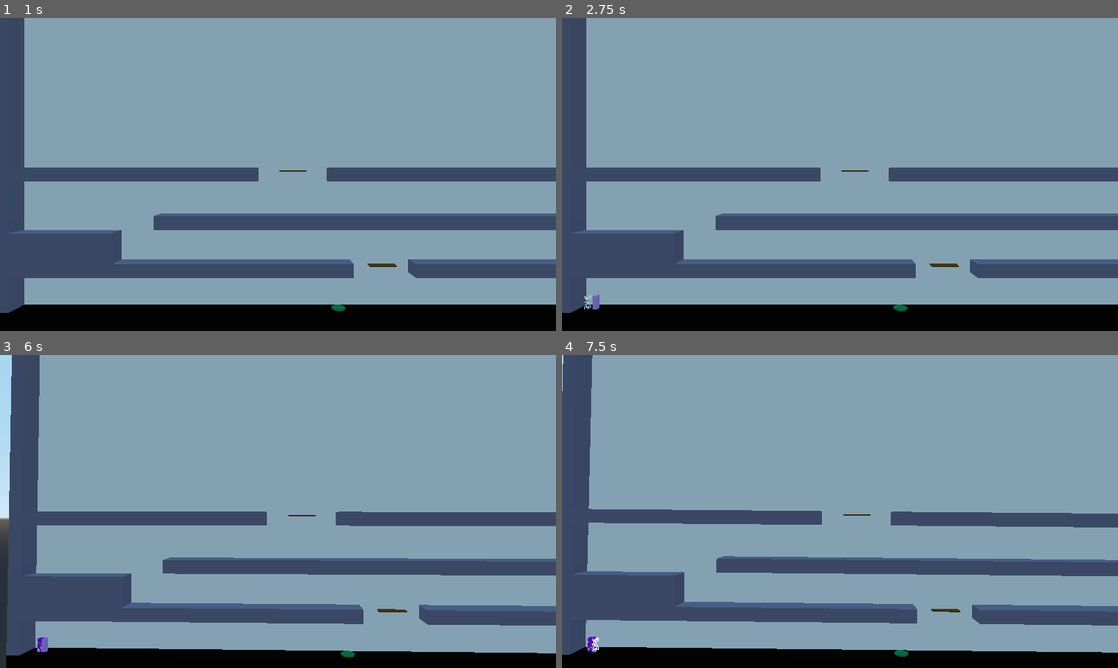
Above: before the commit, frames 1-4 (two rows, left to right).
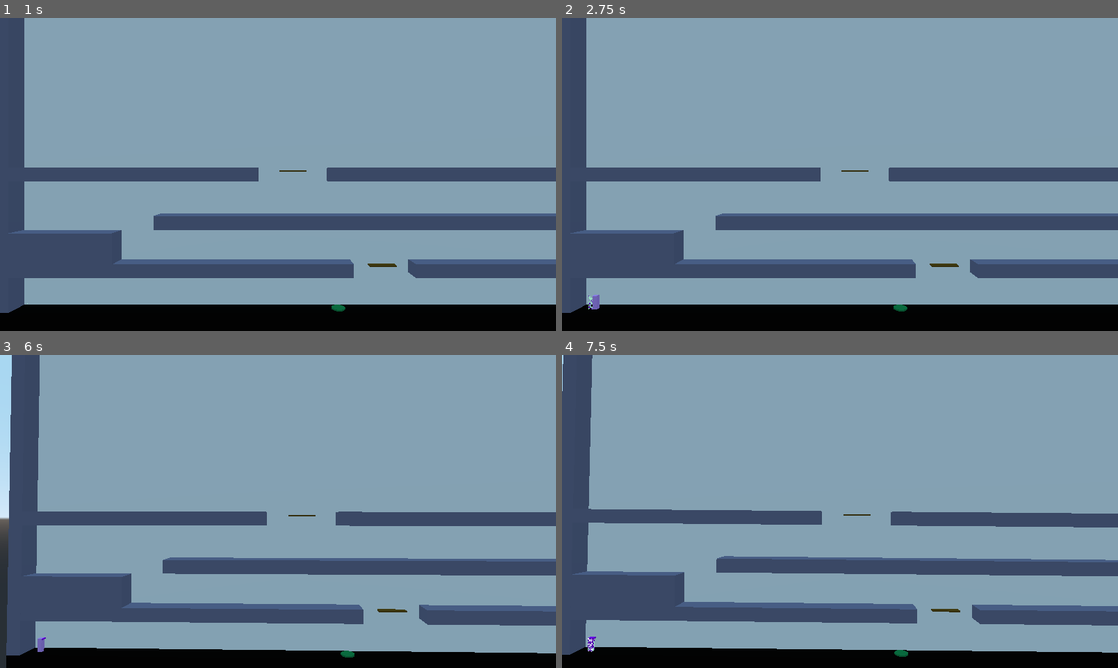
Above: after the commit, the same moments.

Repository: dsaltares/ludumdare-47
Game: Godot game, scene res://David/DavidPlayground.tscn
Same seed, same stepped clock (60 frames per second), same inputs: the game is played once before the commit and once after it. Sound files missing from this copy of the repository are replaced by a short silence.
Inputs:
- Up to frame 1 (1 s): tap Enter at 0.5 s; hold D (move_right) from 0.53 s (still down); tap N (new_run) at 0.6 s; tap Space (jump) at 0.77 s
- Up to frame 2 (2.75 s): tap R (restart) at 1.25, 2 s; release D (move_right) at 1.28 s; hold A (move_left) 1.28-2.03 s; tap C (shake) at 1.35 s; tap Space (jump) at 1.52 s; hold D (move_right) from 2.03 s (still down); tap N (new_run) at 2.1 s
- Up to frame 3 (6 s): tap R (restart) at 2.75, 3.5, 4.25 s; tap C (shake) at 2.85, 4.35, 5.85 s; tap Space (jump) at 3.02, 3.77, 4.52 s; release D (move_right) at 3.53 s; hold A (move_left) 3.53-5.78 s; tap N (new_run) at 3.6, 5.1 s; hold D (move_right) from 5.78 s (still down)
- Up to frame 4 (7.5 s): keep holding D (move_right); tap Space (jump) at 6.02, 6.77 s; tap N (new_run) at 6.6 s; tap C (shake) at 7.35 s

Frame 1 is identical in both runs. In frame 2, less than 0.1% of the frame differs, in the area x 4-6%, y 88-94%; in frame 3, less than 0.1%, in the area x 6-9%, y 90-95%; in frame 4, less than 0.1%.

Commit message:
add floating animation to key

Diff:
--- a/game/Environment/Key.tscn
+++ b/game/Environment/Key.tscn
@@ -1,16 +1,34 @@
-[gd_scene load_steps=4 format=2]
+[gd_scene load_steps=5 format=2]
 
 [ext_resource path="res://Environment/Key.gd" type="Script" id=1]
 
 [sub_resource type="SphereShape" id=1]
 
 [sub_resource type="SphereMesh" id=2]
+radius = 2.5
+height = 5.0
+
+[sub_resource type="Animation" id=3]
+resource_name = "Float"
+length = 5.0
+loop = true
+tracks/0/type = "bezier"
+tracks/0/path = NodePath("Area:translation:y")
+tracks/0/interp = 1
+tracks/0/loop_wrap = true
+tracks/0/imported = false
+tracks/0/enabled = true
+tracks/0/keys = {
+"points": PoolRealArray( -0.15, -0.25, 0, 0.25, 0, 0.15, -0.25, 0, 0.25, 0, -0.15, -0.25, 0, 0.25, 0 ),
+"times": PoolRealArray( 0, 2.5, 5 )
+}
 
 [node name="Key" type="Spatial"]
+transform = Transform( 1, 0, 0, 0, 1, 0, 0, 0, 1, 0, -0.0760752, 0 )
 script = ExtResource( 1 )
 
 [node name="Area" type="Area" parent="."]
-transform = Transform( 0.25, 0, 0, 0, 0.25, 0, 0, 0, 0.25, 0, 0, 0 )
+transform = Transform( 0.25, 0, 0, 0, 0.25, 0, 0, 0, 0.25, 0, 0.0501025, 0 )
 collision_layer = 6
 collision_mask = 6
 
@@ -20,4 +38,8 @@
 [node name="MeshInstance" type="MeshInstance" parent="Area/CollisionShape"]
 mesh = SubResource( 2 )
 material/0 = null
+
+[node name="AnimationPlayer" type="AnimationPlayer" parent="."]
+autoplay = "Float"
+anims/Float = SubResource( 3 )
 [connection signal="body_entered" from="Area" to="." method="_on_body_entered"]
--- a/game/Level/Level.tscn
+++ b/game/Level/Level.tscn
@@ -24,7 +24,7 @@
 script = ExtResource( 5 )
 
 [node name="Player" parent="." instance=ExtResource( 6 )]
-transform = Transform( 1, 0, 0, 0, 1, 0, 0, 0, 1, -46, 0.386, 0 )
+transform = Transform( 1, 0, 0, 0, 1, 0, 0, 0, 1, -46, 0, 0 )
 MAX_RUNNING_SPEED = 15.0
 MAX_FALLING_SPEED = 25.0
 TIME_TO_MAX_SPEED = 0.25
